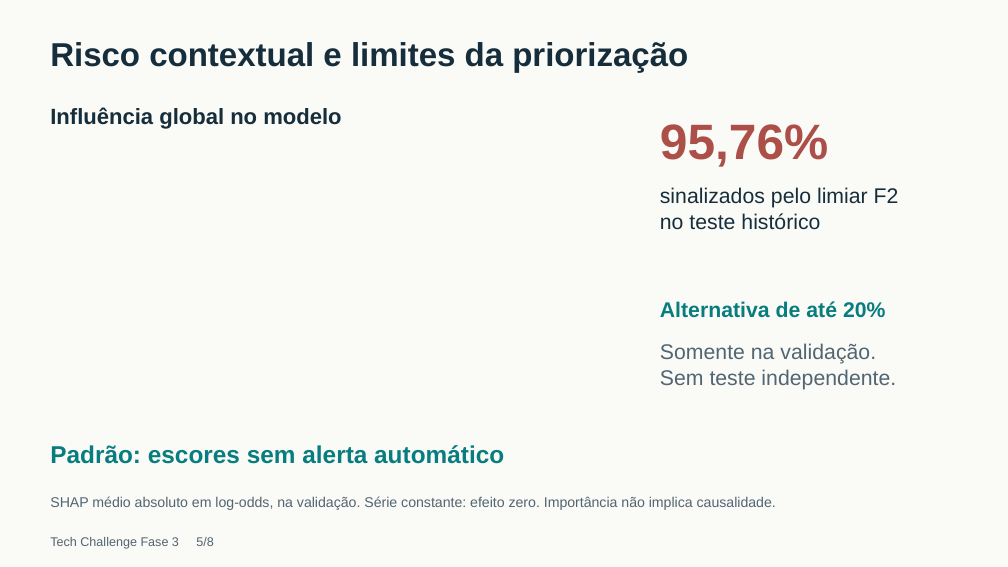
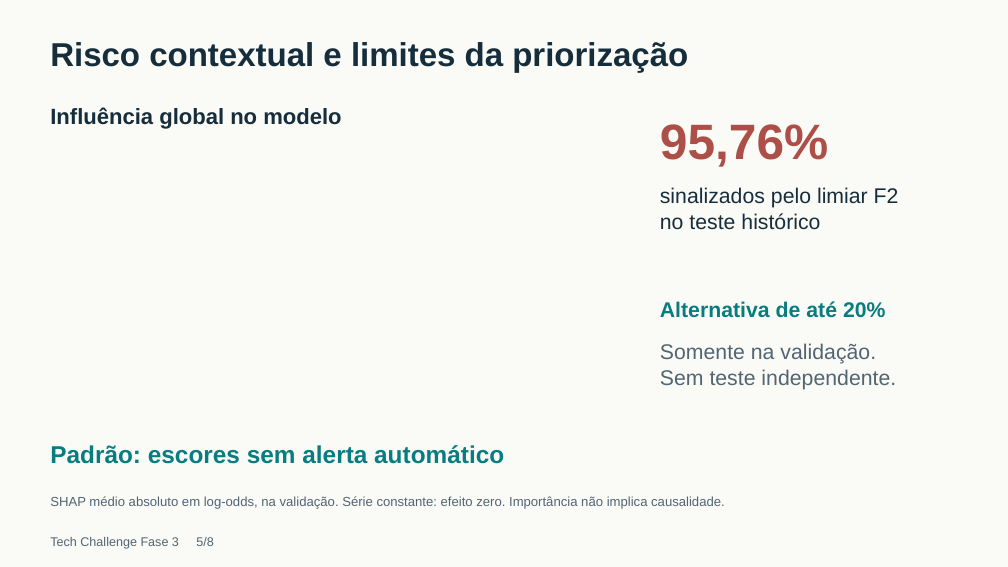
Before and after one commit to schonlopes/tech-challenge-fase-3-alfabetizacao-ml, a slide deck: slide 5 of output/presentation/Alfabetizacao_Fase3.pptx. Drawn at 1008x567 pixels with LibreOffice and Linux fonts; fonts in the diff are those of the drawing. Boxes give left, top, right and bottom in pixels: in the first picture for what was removed or moved away, otherwise in the second. Text is boxed around its words. In the diff, an @@ line names an element or a change of style, - is before the commit and + after.

```diff
--- a/output/presentation/Alfabetizacao_Fase3.pptx
+++ b/output/presentation/Alfabetizacao_Fase3.pptx
@@ text "SHAP médio absoluto em log-odds, ..." at (x1=50, y1=496, x2=725, y2=509): size 13.5 to 12.5 pt @@
```
Also in this commit, not shown: 2 other slides changed, 11 other files.
